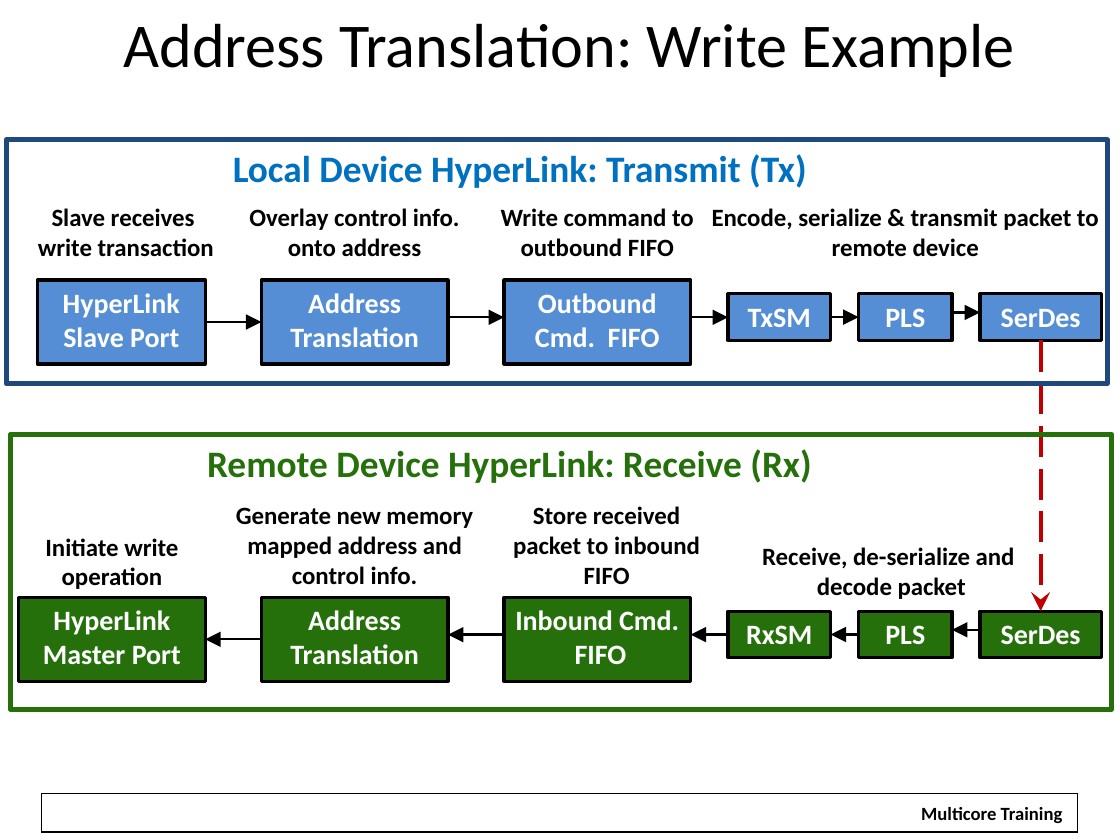
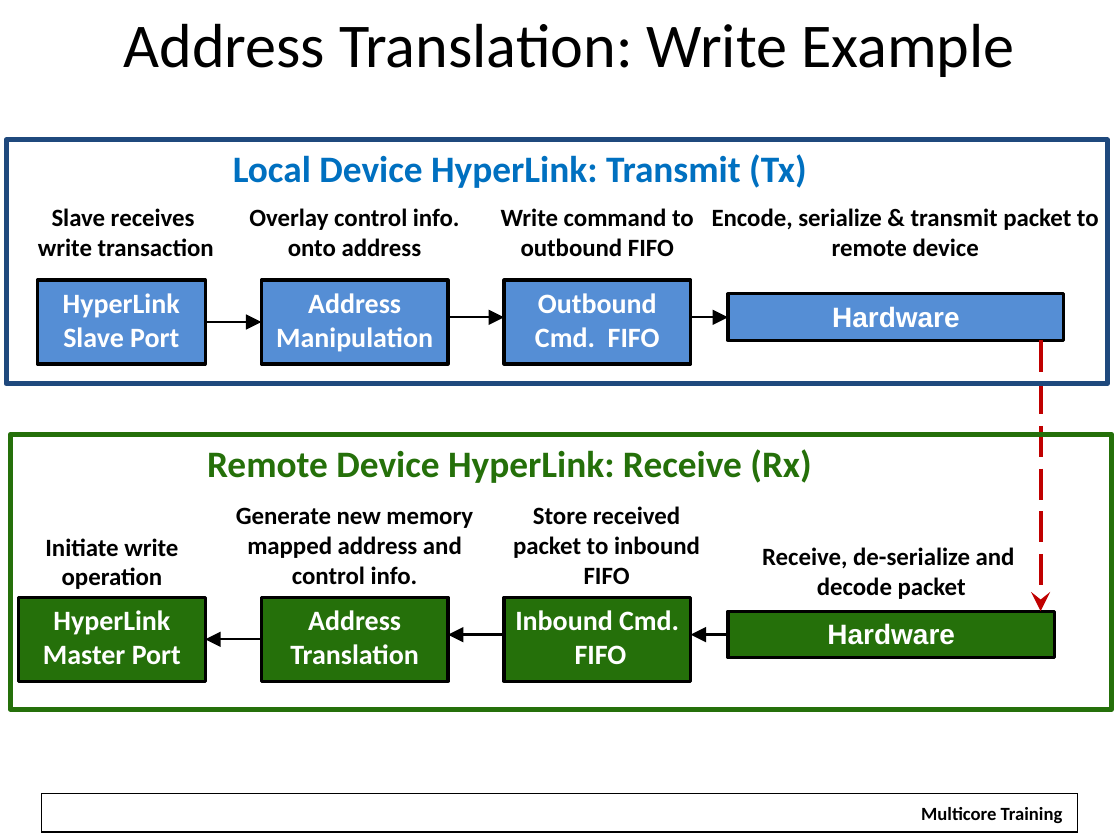
Before and after one commit to hari1989/keystone-workshop, a slide deck: slide 13 of slides/Intro to Hyperlink.pptx (slide 14 before the commit). Drawn at 1120x840 pixels with LibreOffice and Linux fonts; fonts in the diff are those of the drawing; background and template pictures are left out. Boxes give left, top, right and bottom in pixels: in the first picture for what was removed or moved away, otherwise in the second. Text is boxed around its words. In the diff, an @@ line names an element or a change of style, - is before the commit and + after.

Commit message:
Insert latest address translation

```diff
--- a/slides/Intro to Hyperlink.pptx
+++ b/slides/Intro to Hyperlink.pptx
@@ text in rectangle at (276,293,433,352): text changed @@
-Address Translation
+Address Manipulation
@@ rectangle "Hardware": place and size @@
-rectangle "Hardware" at (728,293,831,340)
+rectangle "Hardware" at (728,293,1064,340)
@@ rectangle removed at (859,293,952,340) @@
-PLS
@@ rectangle removed at (980,293,1101,340) @@
-SerDes
@@ arrow removed from (831, 317) to (859, 317) @@
@@ text in rectangle at (832,306,960,328): text changed; font Calibri to Arial @@
-TxSM
+Hardware
@@ arrow removed from (952, 312) to (980, 312) @@
@@ rectangle "Hardware": place and size @@
-rectangle "Hardware" at (728,612,831,659)
+rectangle "Hardware" at (728,612,1055,659)
@@ text in rectangle at (827,623,955,645): text changed; font Calibri to Arial @@
-RxSM
+Hardware
@@ rectangle removed at (859,612,952,659) @@
-PLS
@@ arrow removed from (980, 629) to (952, 629) @@
@@ rectangle removed at (980,612,1101,659) @@
-SerDes
@@ arrow removed from (859, 635) to (831, 635) @@
```
Also in this commit, not shown: 20 other slides changed, 1 slide added, 2 slides removed.
